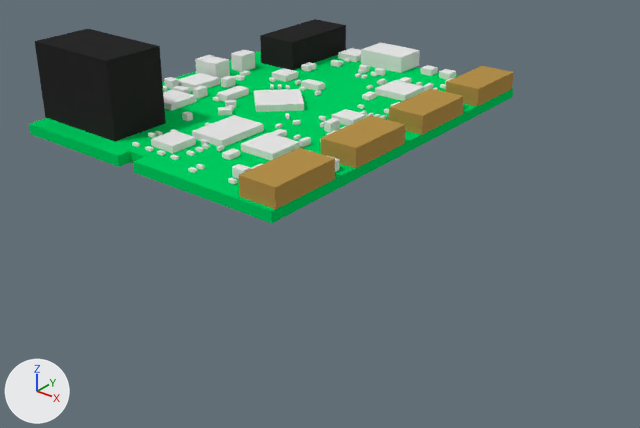
An edit to the Blender file BlenderFiles/RightHand/BrunelRightHand.blend, drawn before and after from the same camera.
Before and after are seen from a 50 mm camera at (82.5, -94.7, 44.3) aimed at (9.7, -3.8, -12.0). Lighting does not change. The marker at lower left points along +X, +Y and +Z.

In view in the first picture: 'PCB Chestnut'.
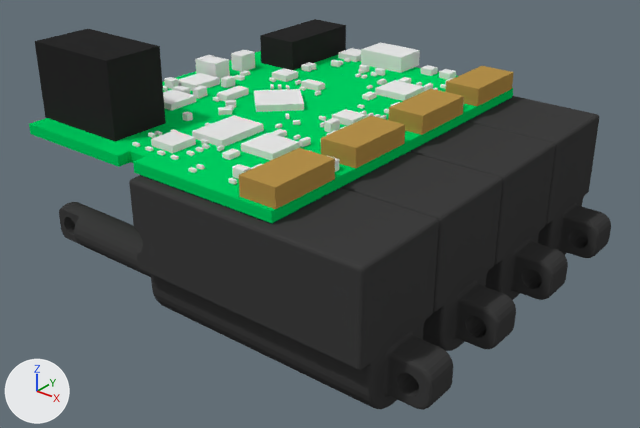
The newer file is also turned or shifted as a whole; pictures and numbers use the older file's frame.

Changed parts and their boxes [x1, y1, x2, y2] in the pictures (640 x 428 px):
'PQ12 extended', added (black): after [59, 96, 611, 410]

Diff of the bpy script that builds the scene:
```diff
--- a/BlenderFiles/RightHand/BrunelRightHand.blend.py
+++ b/BlenderFiles/RightHand/BrunelRightHand.blend.py
@@ mat_pq12_housing_plastic @@
+mat_pq12_housing_plastic = diffuse_material('PQ12 housing plastic')
+mat_pq12_housing_plastic.base_color = (0.0495, 0.0495, 0.0495)  # black #3f3f3f
@@ me_pq12_extended @@
+me_pq12_extended.from_pydata(...)  # 4600 vertices, 6080 faces; spans x -30.1..30.1, y -27.4..40.1, z -10.9..10.6
+me_pq12_extended.materials.append(mat_pq12_housing_plastic)  # black #3f3f3f
@@ ob_pq12_extended @@
+ob_pq12_extended = bpy.data.objects.new('PQ12 extended', me_pq12_extended)
+ob_pq12_extended.location = (15.0, 0.0, -10.8)
+ob_pq12_extended.rotation_euler = (0.0, 0.0, 1.571)  # degrees (0, 0, 90)
```
